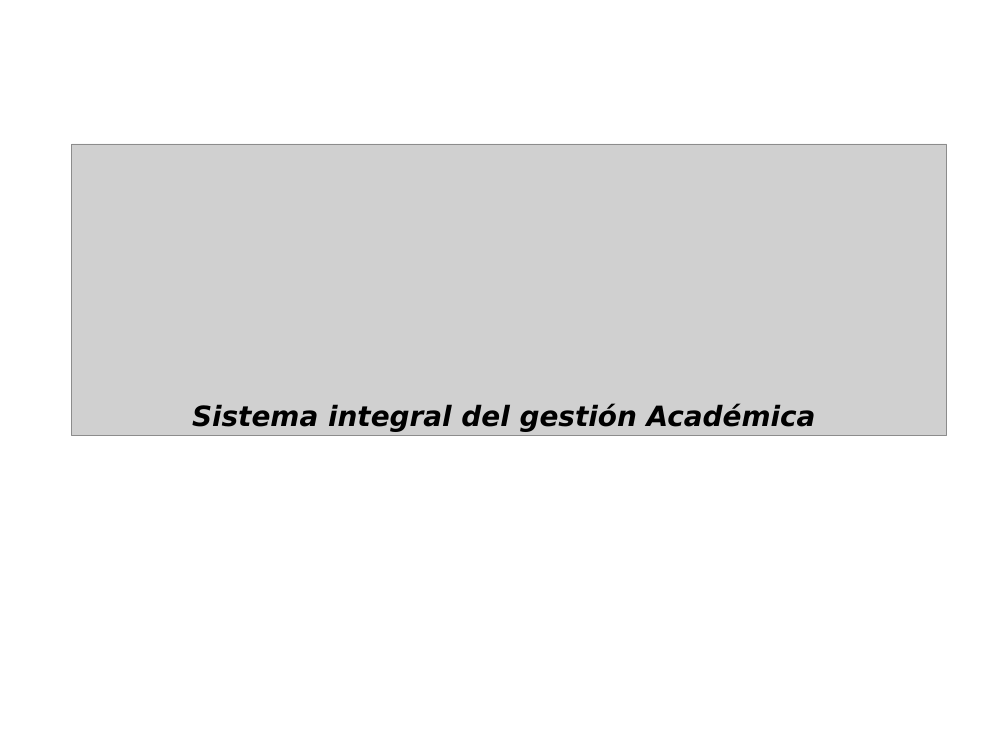
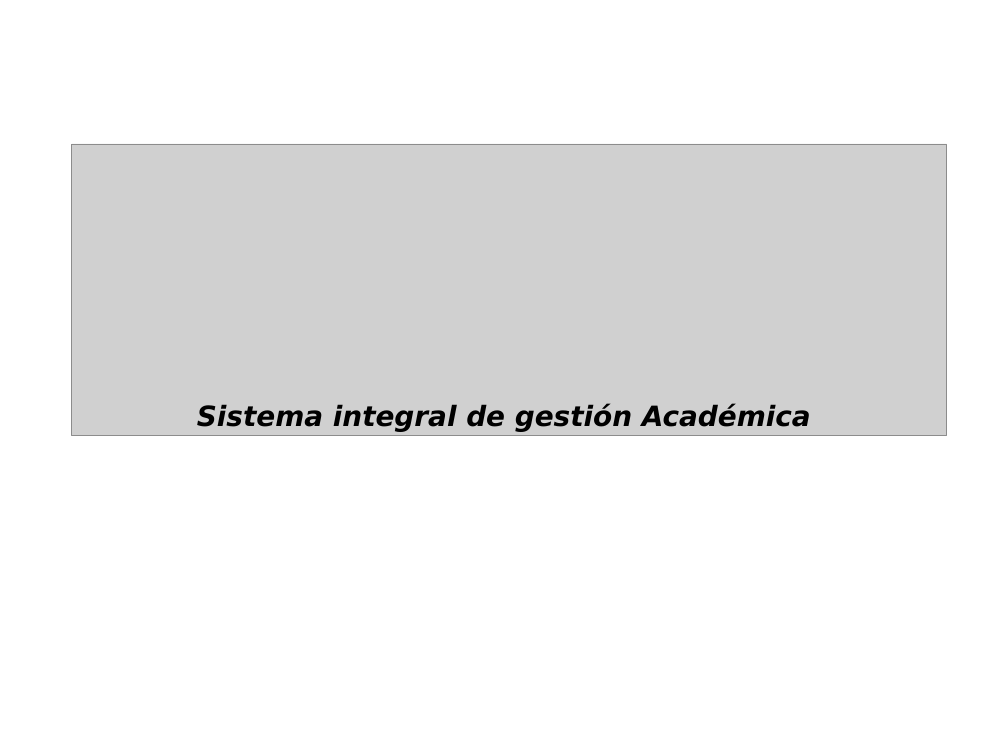
Before and after one commit to afichera/deukin, a slide deck: slide 1 of presentación.ppt. Drawn at 1008x756 pixels with LibreOffice and Linux fonts; fonts in the diff are those of the drawing; grey boxes stand for pictures. Boxes give left, top, right and bottom in pixels: in the first picture for what was removed or moved away, otherwise in the second. Text is boxed around its words. In the diff, an @@ line names an element or a change of style, - is before the commit and + after.

```diff
--- a/presentación.ppt
+++ b/presentación.ppt
@@ text at [197, 404, 811, 432]: text changed @@
-Sistema integral del gestión Académica
+Sistema integral de gestión Académica
```
Also in this commit, not shown: 4 other slides changed, 8 other files.
